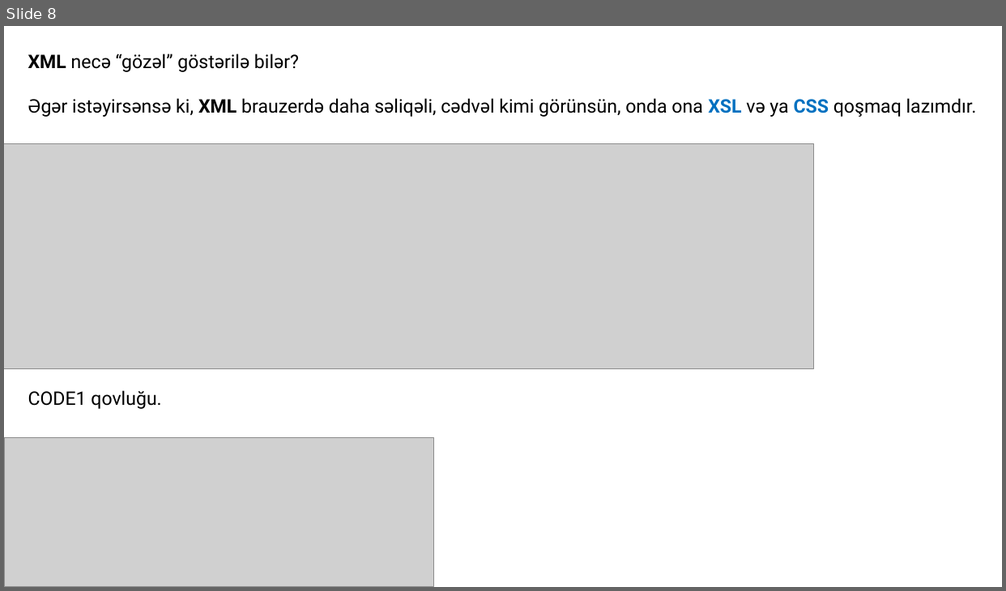
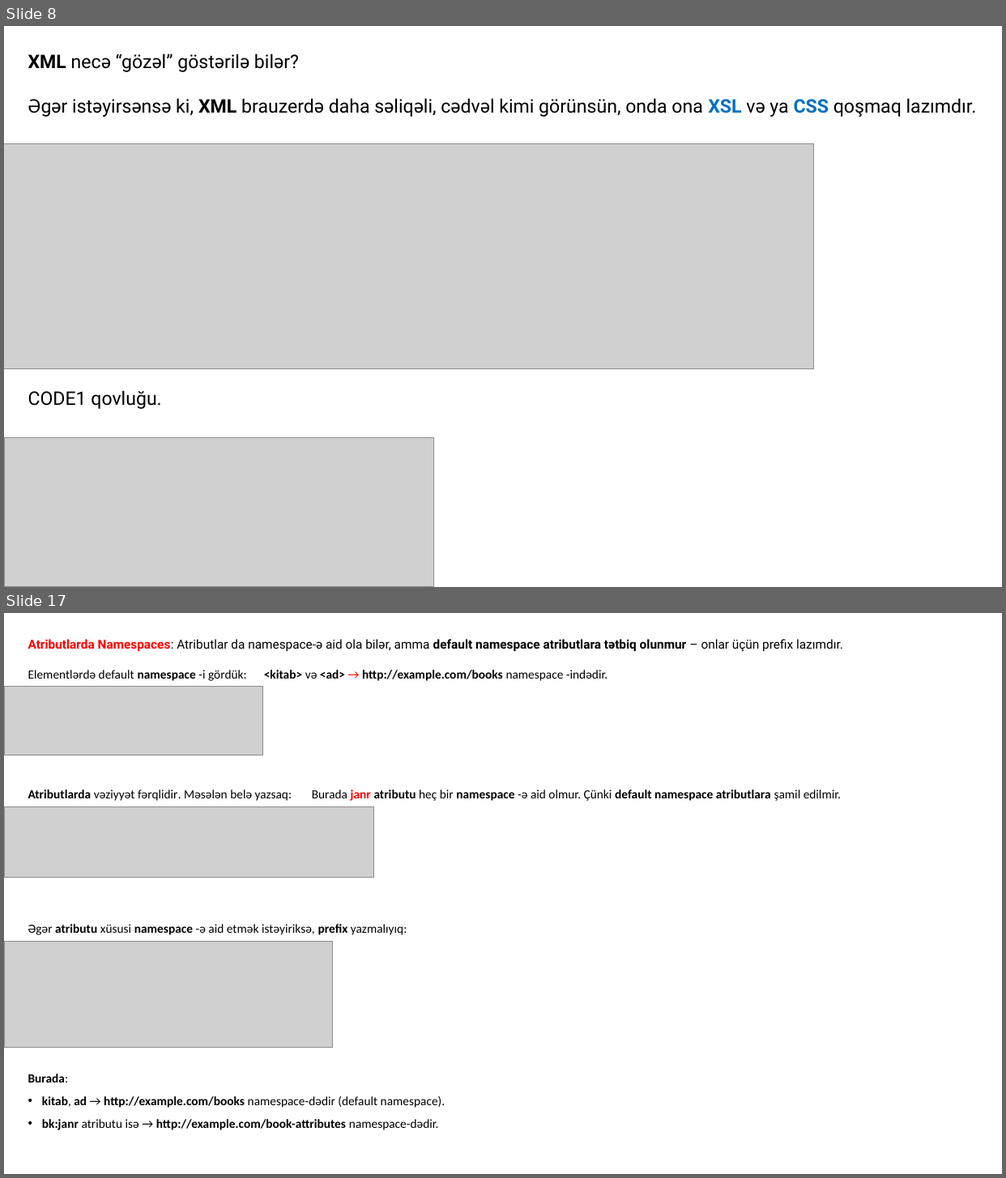
Before and after one commit to codeurient/REST-API, a slide deck: .lessons/6 SOAP - XML/1.pptx. Shown one above the other, each under a label of ours: slide 8 before the commit, slides 8 and 17 after it; the slides between them are not shown. The pictures are 1006x591 and 1006x1178 pixels, drawn with LibreOffice and Linux fonts; fonts in the diff are those of the drawing; grey boxes stand for pictures. Boxes give left, top, right and bottom in pixels: in the first picture for what was removed or moved away, otherwise in the second. Text is boxed around its words. In the diff, an @@ line names an element or a change of style, - is before the commit and + after.

```diff
--- a/.lessons/6 SOAP - XML/1.pptx
+++ b/.lessons/6 SOAP - XML/1.pptx
@@ slide 17 added at [4,613,1002,1174], background #FFFFFF @@
@@ text added at [28,639,843,1131], 12 pt, text #000000 @@
+Atributlarda Namespaces: Atributlar da namespace-ə aid ola bilər, amma default namespace atributlara tətbiq olunmur – onlar üçün prefix lazımdır.
+Elementlərdə default namespace -i gördük: <kitab> və <ad> → http://example.com/books namespace -indədir.
+Atributlarda vəziyyət fərqlidir. Məsələn belə yazsaq: Burada janr atributu heç bir namespace -ə aid olmur. Çünki default namespace atributlara şamil edilmir.
+Əgər atributu xüsusi namespace -ə aid etmək istəyiriksə, prefix yazmalıyıq:
+Burada:
+• kitab, ad → http://example.com/books namespace-dədir (default namespace).
+• bk:janr atributu isə → http://example.com/book-attributes namespace-dədir.
@@ picture added at [4,686,263,756] @@
@@ picture added at [4,807,374,878] @@
@@ picture added at [4,942,333,1048] @@
```
Also in this commit, not shown: 1 slide changed, 25 other slides added, 8 other files.
